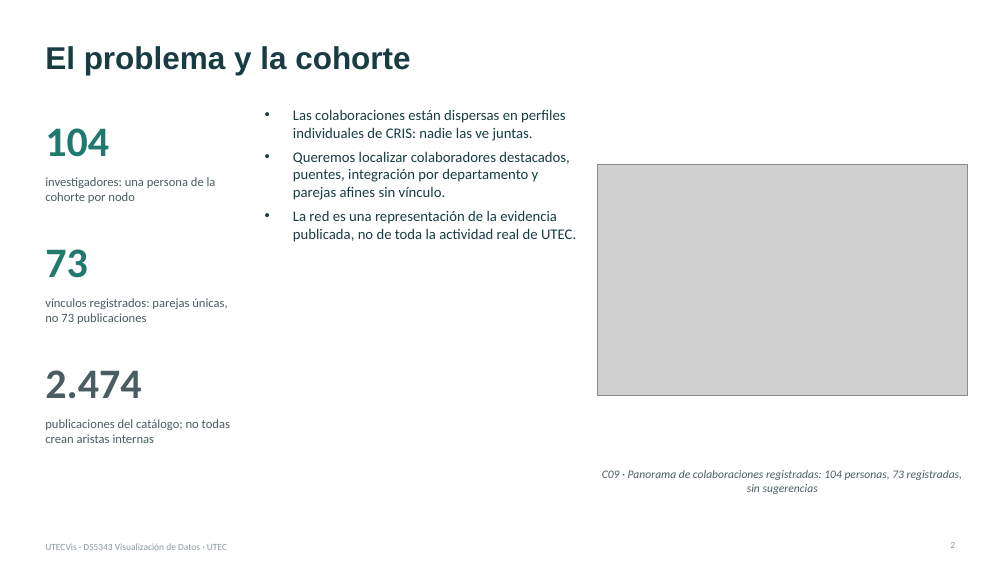
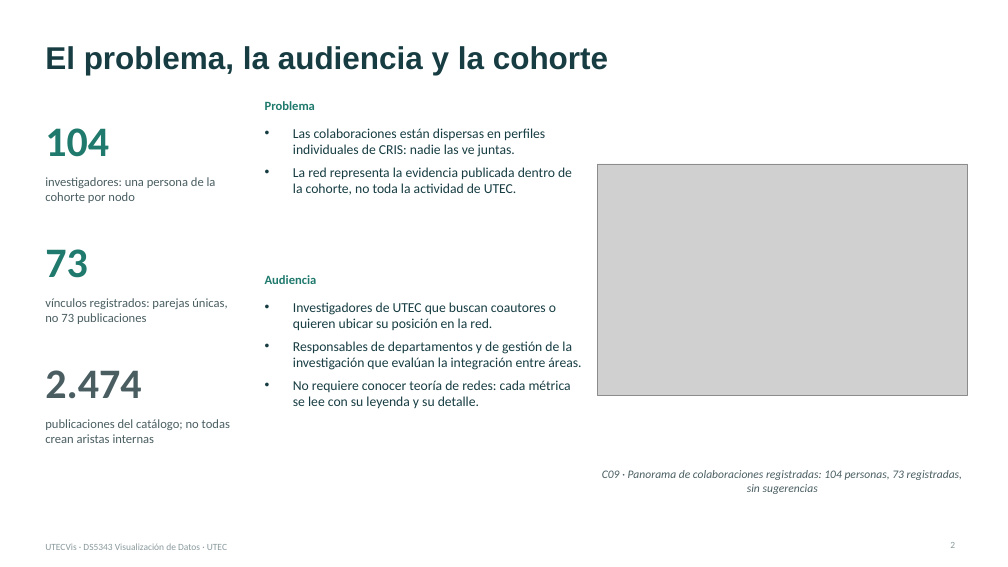
Before and after one commit to stewartmb/utecvis, a slide deck: slide 2 of presentacion/UTECVis-presentacion.pptx. Drawn at 1008x567 pixels with LibreOffice and Linux fonts; fonts in the diff are those of the drawing; grey boxes stand for pictures. Boxes give left, top, right and bottom in pixels: in the first picture for what was removed or moved away, otherwise in the second. Text is boxed around its words. In the diff, an @@ line names an element or a change of style, - is before the commit and + after.

Commit message:
Redactar las tareas como preguntas y añadir la audiencia a la presentación
Las cuatro tareas de la lámina 3 pasan a expresar qué queremos descubrir;
debajo de cada una se indica cómo ayuda la vista y qué recursos (Top %,
pesos, B simulada) sirven para resolverla. La lámina 2 incorpora la
audiencia de UTECVis. Se regeneran el PPTX y el PDF y se alinea la tabla
de tareas de PRESENTACIONES.md.

```diff
--- a/presentacion/UTECVis-presentacion.pptx
+++ b/presentacion/UTECVis-presentacion.pptx
@@ title at box(45, 46, 608, 75): text changed @@
-El problema y la cohorte
+El problema, la audiencia y la cohorte
@@ text added at box(265, 101, 315, 110), 12 pt, text #1F7A6D, bold @@
+Problema
@@ text "Las colaboraciones están dispersas en ...": place and size @@
-text "Las colaboraciones están dispersas en ..." at box(293, 109, 576, 242)
+text "Las colaboraciones están dispersas en ..." at box(293, 128, 572, 195)
@@ text at box(293, 128, 545, 157): size 14 to 13 pt in "Las colaboraciones están dispersas en perfiles individuales ..." @@
@@ text at box(293, 167, 572, 195): text changed; size 14 to 13 pt @@
-• Queremos localizar colaboradores destacados, puentes, integración por departamento y parejas afines sin vínculo.
-• La red es una representación de la evidencia publicada, no de toda la actividad real de UTEC.
+• La red representa la evidencia publicada dentro de la cohorte, no toda la actividad de UTEC.
@@ text added at box(265, 275, 317, 284), 12 pt, text #1F7A6D, bold @@
+Audiencia
@@ text added at box(293, 302, 581, 408), 13 pt, text #173D43 @@
+• Investigadores de UTEC que buscan coautores o quieren ubicar su posición en la red.
+• Responsables de departamentos y de gestión de la investigación que evalúan la integración entre áreas.
+• No requiere conocer teoría de redes: cada métrica se lee con su leyenda y su detalle.
```
Also in this commit, not shown: 1 other slide changed, 3 other files.
